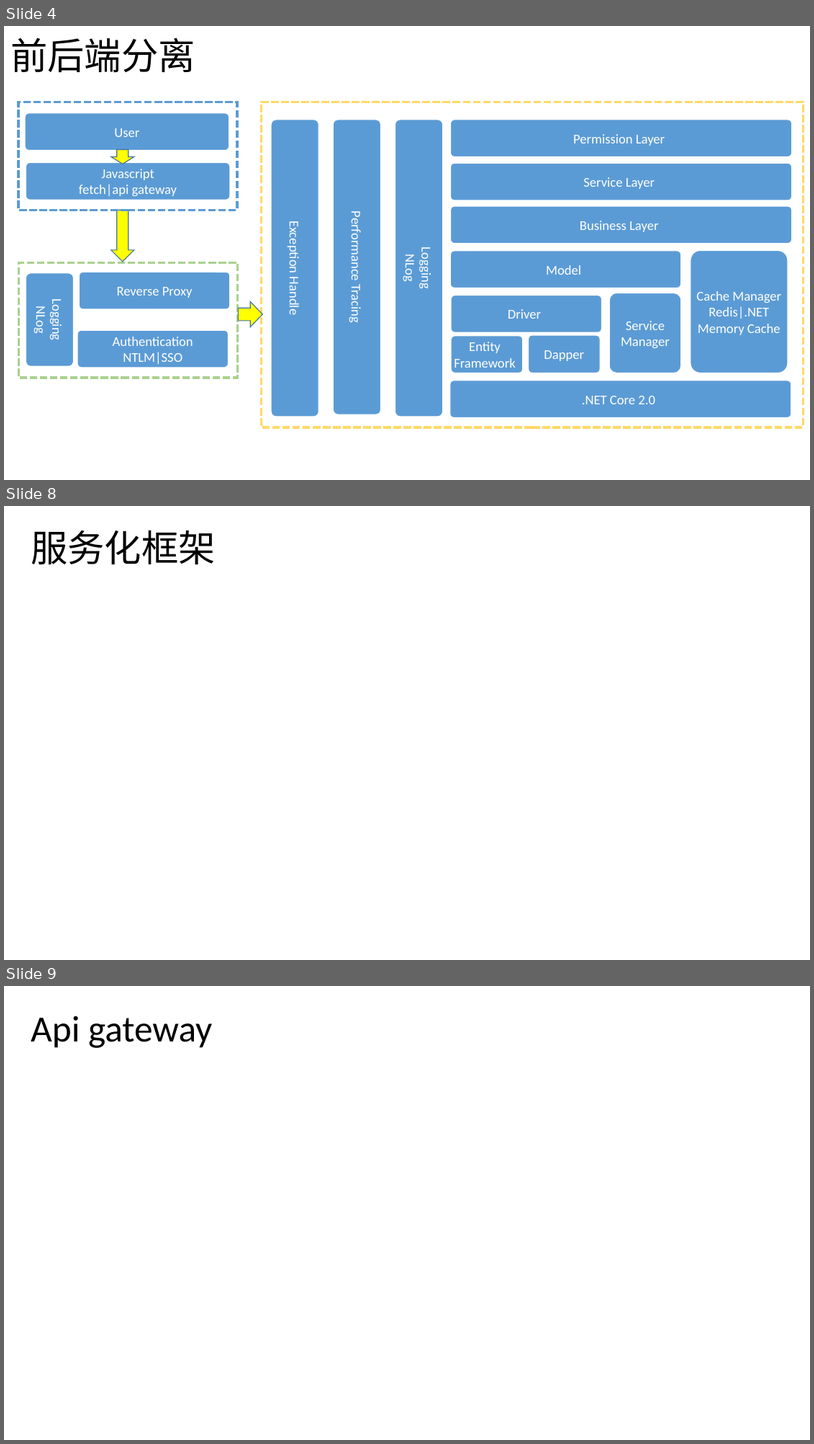
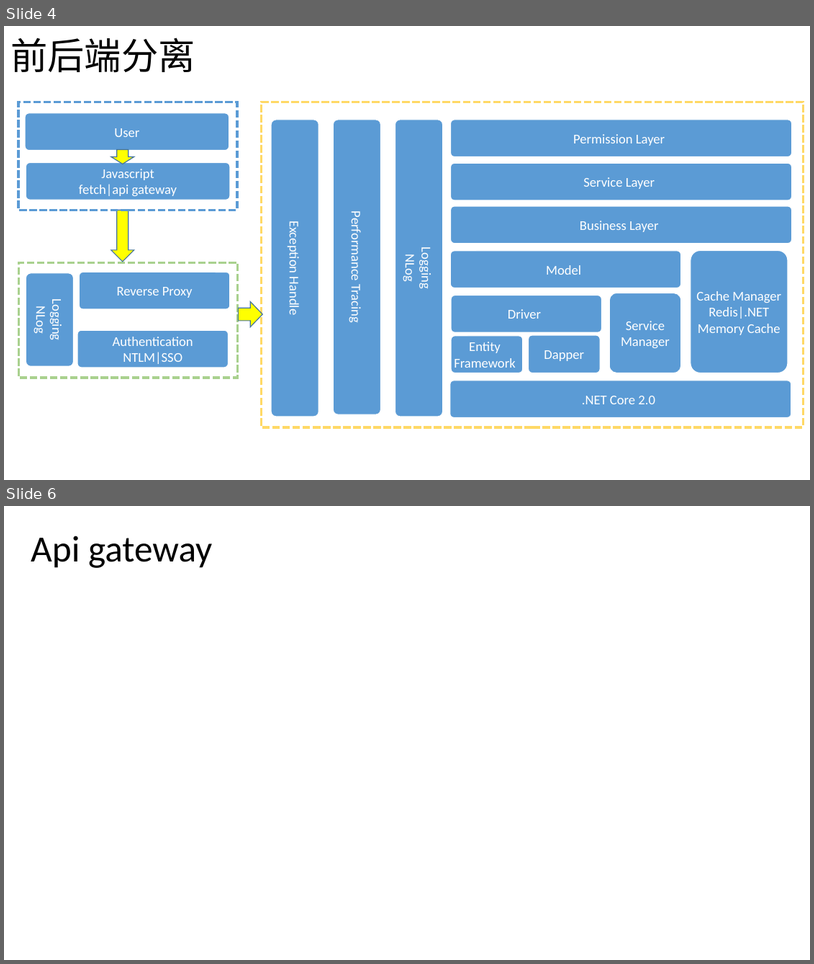
Before and after one commit to neveer/sharewinfo, a slide deck: document/design/上北智信前端框架.pptx. Shown one above the other, each under a label of ours: slides 4, 8 and 9 before the commit, slides 4 and 6 after it; the slides between them are not shown. The pictures are 814x1444 and 814x964 pixels, drawn with LibreOffice and Linux fonts; fonts in the diff are those of the drawing. Boxes give left, top, right and bottom in pixels: in the first picture for what was removed or moved away, otherwise in the second. Text is boxed around its words. In the diff, an @@ line names an element or a change of style, - is before the commit and + after.

```diff
--- a/document/design/上北智信前端框架.pptx
+++ b/document/design/上北智信前端框架.pptx
@@ slide 8 removed at (x1=4, y1=506, x2=810, y2=960), background #FFFFFF @@
@@ text removed at (x1=31, y1=530, x2=216, y2=564) @@
-服务化框架
@@ what was slide 9 is now slide 6 @@
```
Also in this commit, not shown: 1 slide changed, 2 other slides removed.
